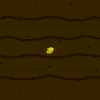
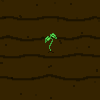
Before/after of a 100×100 layered artwork. What changed in the layer stack:
added group "Sprout" with 5 layers above "Seed" over [45, 33, 57, 53]
added layer "Detail 1" (1st of 3, in "Sprout") (53%) in group "Sprout" over [46, 35, 56, 41]
added layer "Sprout_Outline" (34%) in group "Sprout" over [45, 33, 57, 51]
added layer "Sprout_Leaves_Color" in group "Sprout" over [45, 33, 57, 43]
added layer "Sprout_Root" in group "Sprout" over [49, 37, 53, 51]
hid group "Seed" (5 layers) over [46, 47, 54, 54]
painted on "SeedBase" over [46, 47, 54, 54]
